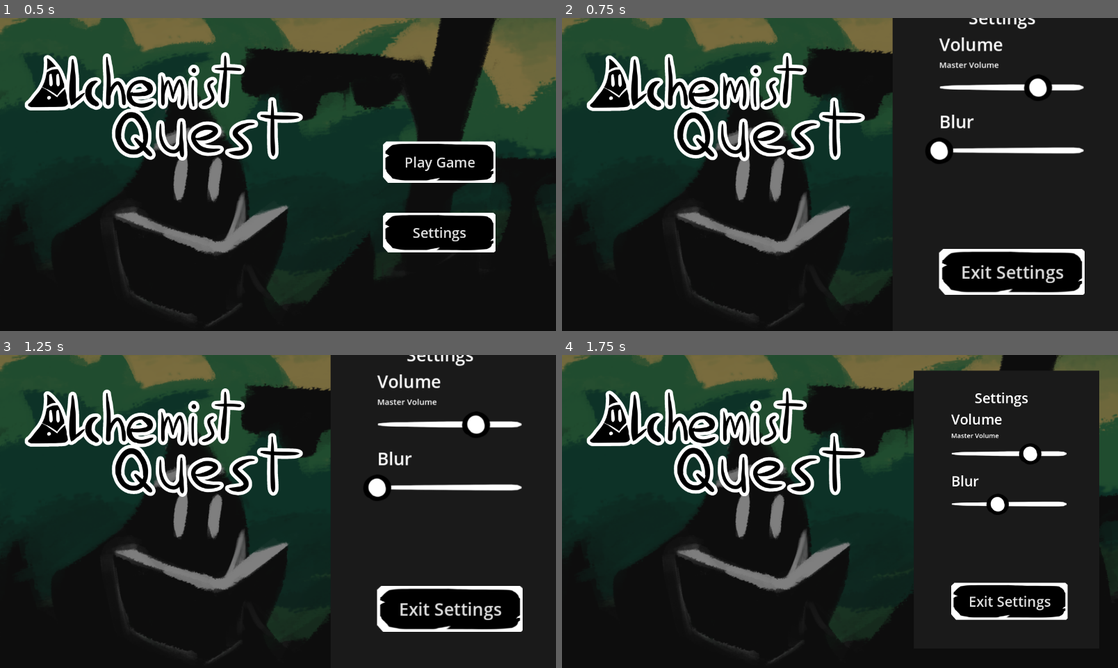
Above: before the commit, frames 1-4 (two rows, left to right).
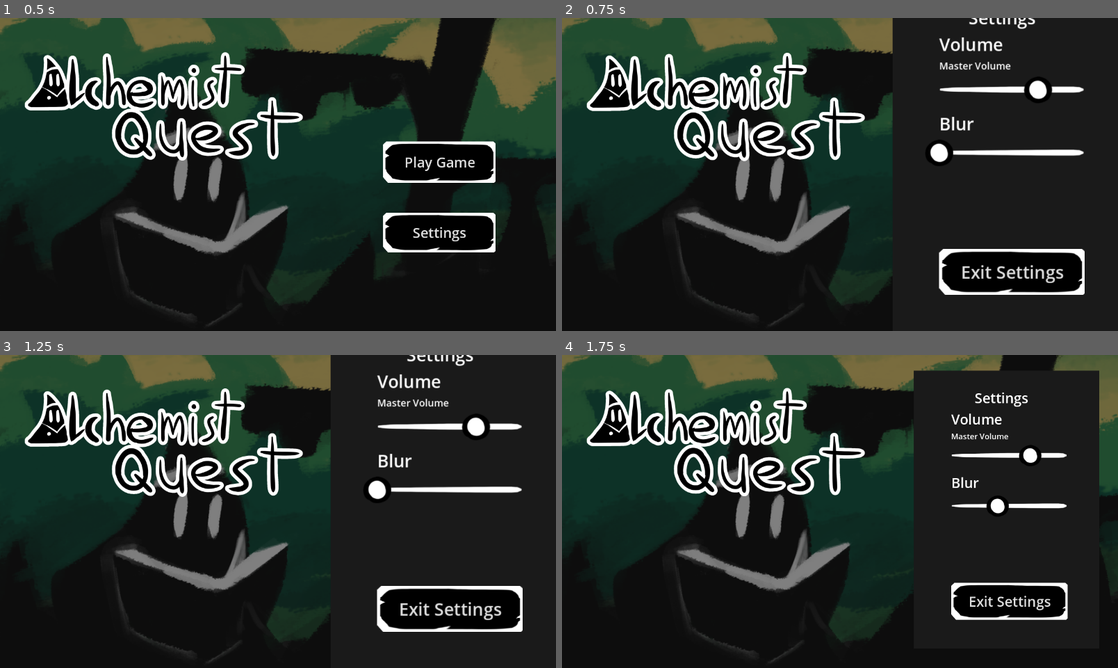
Above: after the commit, the same moments.

Repository: NicholasFlood2000/PirateSoftwareShadowAlchemy
Game: Godot game, scene res://Scenes/MainMenu.tscn
Two runs of this game, one before a commit and one after it. Both use one fixed random seed, a clock stepped at 60 frames per second and the inputs below.
Inputs:
- Up to frame 1 (0.5 s): no input
- Up to frame 2 (0.75 s): click "Settings" at 0.5 s
- Up to frame 3 (1.25 s): no input
- Up to frame 4 (1.75 s): click "Play Game" at 1.25 s

Frame 1 is identical in both runs. In frame 2, 1.4% of the frame differs, in the area x 65-94%, y 14-48%; in frame 3, 1.4%; in frame 4, 0.8%.

Commit message:
Last Minute Patches
Fixes the tutorial boxes and fixes the master volume slider's default position and makes some songs loop.

Diff:
--- a/Scenes/Levels/Level_2.tscn
+++ b/Scenes/Levels/Level_2.tscn
@@ -224,6 +224,7 @@
 offset_bottom = 93.0
 
 [node name="ColorRect2" parent="Tutorial/Screen" index="0"]
+offset_right = 522.0
 offset_bottom = 175.0
 
 [node name="Header" parent="Tutorial/Screen/CenterContainer/GridContainer" index="0"]
--- a/Scenes/Levels/test/TestTest.tscn
+++ b/Scenes/Levels/test/TestTest.tscn
@@ -204,14 +204,16 @@
 position = Vector2(3260, 471)
 
 [node name="Screen" parent="Tutorial" index="0"]
-visible = true
 offset_left = -620.0
 offset_top = -255.0
 offset_right = 376.0
 offset_bottom = 155.0
 
 [node name="ColorRect2" parent="Tutorial/Screen" index="0"]
-offset_right = 598.0
+offset_left = -506.0
+offset_top = -197.0
+offset_right = 595.0
+offset_bottom = 120.0
 
 [node name="Header" parent="Tutorial/Screen/CenterContainer/GridContainer" index="0"]
 text = "Hi There."
@@ -222,6 +224,12 @@
 I am having fun watching you change the environments.
 Hope you had fun on your quest it was fun to make this quest for you."
 
+[node name="Button" parent="Tutorial/Screen" index="2"]
+offset_left = 82.0
+offset_top = 340.0
+offset_right = 1016.0
+offset_bottom = 425.0
+
 [node name="Background1Element" type="Sprite2D" parent="." index="14"]
 position = Vector2(-1489, 804)
 rotation = 0.444253
--- a/Scenes/SettingsButtons.tscn
+++ b/Scenes/SettingsButtons.tscn
@@ -54,7 +54,7 @@
 
 [node name="GameVolume" type="Label" parent="Menu/VBoxContainer"]
 layout_mode = 2
-theme_override_font_sizes/font_size = 15
+theme_override_font_sizes/font_size = 18
 text = "Master Volume"
 
 [node name="GameVolumeSlider" type="HSlider" parent="Menu/VBoxContainer"]
--- a/Scenes/player.tscn
+++ b/Scenes/player.tscn
@@ -1921,6 +1921,9 @@
 }
 
 [node name="AnimationTree" type="AnimationTree" parent="."]
+libraries = {
+"": SubResource("AnimationLibrary_3y805")
+}
 tree_root = SubResource("AnimationNodeStateMachine_o2k5k")
 anim_player = NodePath("../AnimationPlayer")
 
--- a/Scripts/GlobalSettings.gd
+++ b/Scripts/GlobalSettings.gd
@@ -22,6 +22,7 @@
 
 func UpdateMasterVolume(NewVolume):
 	AudioServer.set_bus_volume_db(AudioServer.get_bus_index("Master"), NewVolume)
+	MasterVolume = NewVolume
 	pass
 
 func UpdateMusicVolume(NewVolume):
--- a/Scripts/SettingsButton.gd
+++ b/Scripts/SettingsButton.gd
@@ -11,7 +11,7 @@
 # Called when the node enters the scene tree for the first time.
 func _ready():
 	Menu.visible = false
-	GameVolumeSlider.set_value_no_signal(GlobalSettings.MasterVolume)
+	GameVolumeSlider.set_value(GlobalSettings.MasterVolume)
 	MusicVolumeSlider.set_value_no_signal(GlobalSettings.MusicVolume)
 	SoundVolumeSlider.set_value_no_signal(GlobalSettings.SoundVolume)
 	BlurSlider.set_value_no_signal(GlobalSettings.Blur)
Not shown, changed: Music/AirBackgroundMusic.ogg.import
